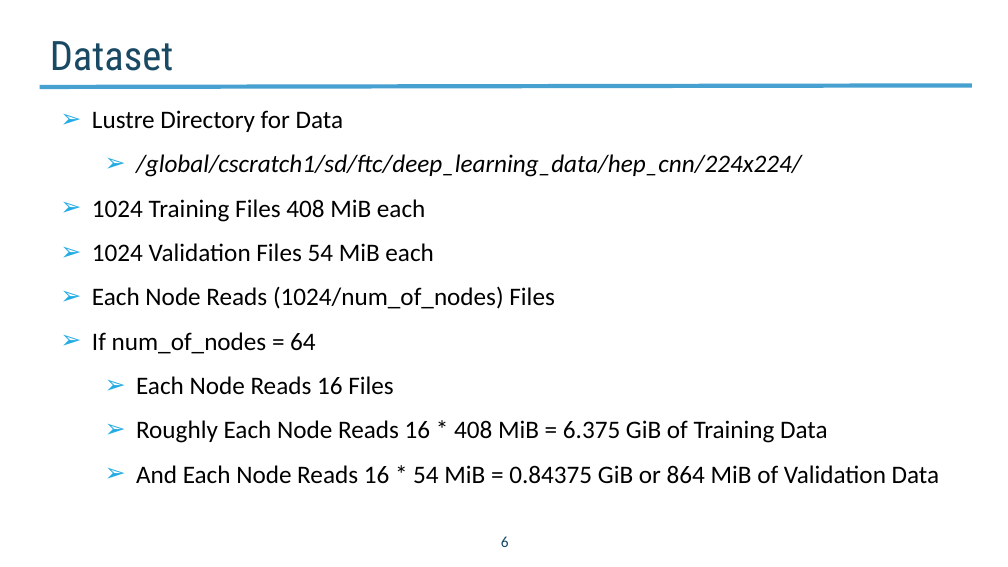
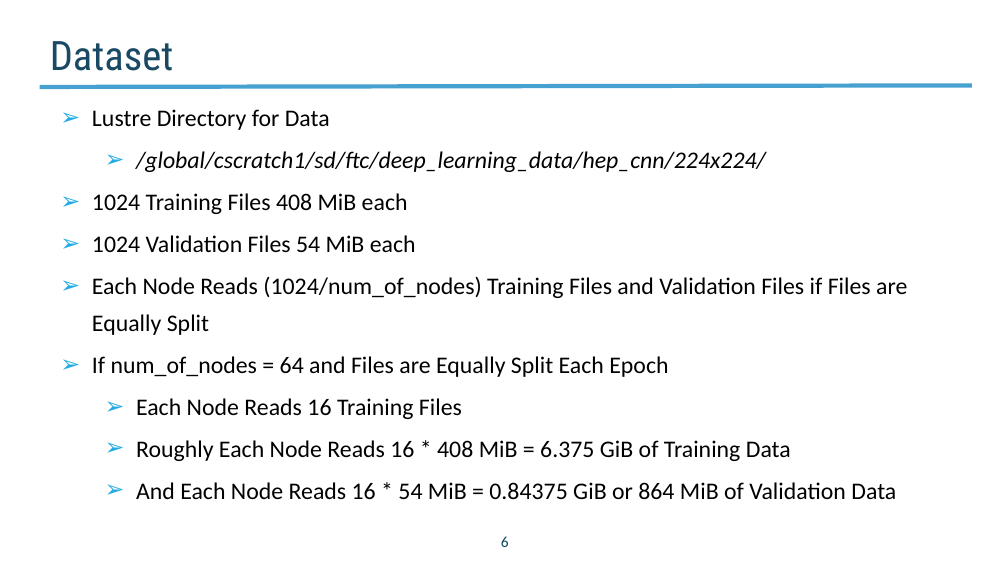
Before and after one commit to NERSC/DL-Parallel-IO, a slide deck: slide 6 of related_works/summary_slides/Project_Progress_Time_Breakdown_IO_20180629.pptx. Drawn at 1008x567 pixels with LibreOffice and Linux fonts; fonts in the diff are those of the drawing; background and template pictures are left out. Boxes give left, top, right and bottom in pixels: in the first picture for what was removed or moved away, otherwise in the second. Text is boxed around its words. In the diff, an @@ line names an element or a change of style, - is before the commit and + after.

```diff
--- a/related_works/summary_slides/Project_Progress_Time_Breakdown_IO_20180629.pptx
+++ b/related_works/summary_slides/Project_Progress_Time_Breakdown_IO_20180629.pptx
@@ text at (92, 109, 896, 499): size 18 to 17 pt in "Lustre Directory for Data", "/global/cscratch1/sd/ftc/deep_learning_data/hep_cnn/224x224/", "1024 Training Files 408 MiB each", "1024 Validation Files 54 MiB each" and 2 more places @@
@@ text at (92, 276, 907, 419): text changed; size 18 to 17 pt @@
-➢ Each Node Reads (1024/num_of_nodes) Files
-➢ If num_of_nodes = 64
-  ➢ Each Node Reads 16 Files
+➢ Each Node Reads (1024/num_of_nodes) Training Files and Validation Files if Files are Equally Split
+➢ If num_of_nodes = 64 and Files are Equally Split Each Epoch
+  ➢ Each Node Reads 16 Training Files
```
Also in this commit, not shown: 2 other slides changed.
